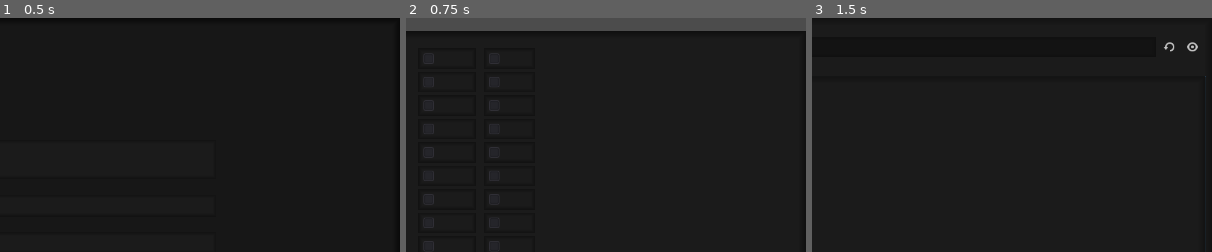
Above: before the commit, frames 1-3 (left to right).
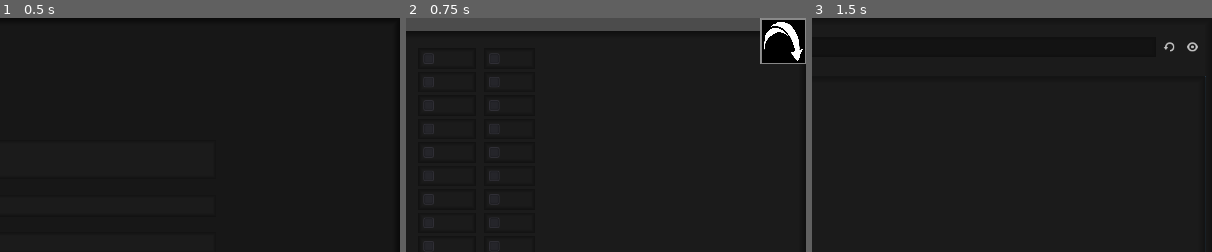
Above: after the commit, the same moments.

Repository: srsilverexe/51LV3R-GRPGS-Helper
Game: Godot game, scene res://Scenes/Menu.tscn
Same seed, same stepped clock (60 frames per second), same inputs: the game is played once before the commit and once after it.
Inputs:
- Up to frame 1 (0.5 s): no input
- Up to frame 2 (0.75 s): click "Gerenciador de Fichas" at 0.5 s
- Up to frame 3 (1.5 s): click "Carregar" at 1.25 s
The pictures show only the part of the screen within x 50-100%, y 0-50%; the shares and areas given below are measured in that part.

Frame 1 is identical in both runs. In frame 2, 2.0% of the frame differs, in the area x 88-100%, y 0-20%; in frame 3, nothing differs.

Commit message:
Minor sheet manager fix

Diff:
--- a/Scenes/SheetManager.tscn
+++ b/Scenes/SheetManager.tscn
@@ -6,6 +6,8 @@
 [ext_resource path="res://Scripts/SkillCheckBox.gd" type="Script" id=4]
 [ext_resource path="res://Scripts/SheetMaker.gd" type="Script" id=5]
 [ext_resource path="res://Scripts/SheetVisualizer.gd" type="Script" id=6]
+[ext_resource path="res://Scripts/SheetManager.gd" type="Script" id=7]
+[ext_resource path="res://Assets/Icons/ReturnIcon.png" type="Texture" id=8]
 
 [sub_resource type="DynamicFont" id=1]
 size = 11
@@ -34,9 +36,16 @@
 size = 8
 font_data = ExtResource( 1 )
 
-[node name="Control" type="Control"]
+[sub_resource type="InputEventAction" id=7]
+action = "ui_esc"
+
+[sub_resource type="ShortCut" id=8]
+shortcut = SubResource( 7 )
+
+[node name="SheetManager" type="Control"]
 anchor_right = 1.0
 anchor_bottom = 1.0
+script = ExtResource( 7 )
 __meta__ = {
 "_edit_use_anchors_": false
 }
@@ -50,7 +59,6 @@
 }
 
 [node name="Criador de fichas" type="Tabs" parent="TabContainer"]
-visible = false
 anchor_right = 1.0
 anchor_bottom = 1.0
 margin_left = 10.0
@@ -956,6 +964,7 @@
 dialog_text = "Para poder salvar primeiro distribua todos os pontos e/ou pericias"
 
 [node name="Visualisador de ficha" type="Tabs" parent="TabContainer"]
+visible = false
 anchor_right = 1.0
 anchor_bottom = 1.0
 margin_left = 10.0
@@ -2139,6 +2148,23 @@
 margin_bottom = 6.0
 align = 1
 max_length = 6
+__meta__ = {
+"_edit_use_anchors_": false
+}
+
+[node name="TextureButton" type="TextureButton" parent="."]
+anchor_left = 0.942
+anchor_right = 1.0
+anchor_bottom = 0.098
+margin_left = 0.391968
+margin_bottom = 0.199997
+hint_tooltip = "Voltar para o menu
+
+Atalho: Esc"
+shortcut_in_tooltip = false
+shortcut = SubResource( 8 )
+texture_normal = ExtResource( 8 )
+expand = true
 __meta__ = {
 "_edit_use_anchors_": false
 }
@@ -2186,3 +2212,4 @@
 [connection signal="confirmed" from="TabContainer/Visualisador de ficha/RemoveManaPopup" to="TabContainer/Visualisador de ficha" method="_on_RemoveManaPopup_confirmed"]
 [connection signal="confirmed" from="TabContainer/Visualisador de ficha/AddMoneyPopup" to="TabContainer/Visualisador de ficha" method="_on_AddMoneyPopup_confirmed"]
 [connection signal="confirmed" from="TabContainer/Visualisador de ficha/RemoveMoneyPopup" to="TabContainer/Visualisador de ficha" method="_on_RemoveMoneyPopup_confirmed"]
+[connection signal="button_down" from="TextureButton" to="." method="_on_TextureButton_button_down"]
--- /dev/null
+++ b/Scripts/SheetManager.gd
@@ -0,0 +1,6 @@
+extends Control
+
+func _on_TextureButton_button_down():
+	# warning-ignore:return_value_discarded
+	get_tree().change_scene("res://Scenes/Menu.tscn")
+	pass # Replace with function body.
Not shown: 1 places in Scenes/SheetManager.tscn that only renumber resources
